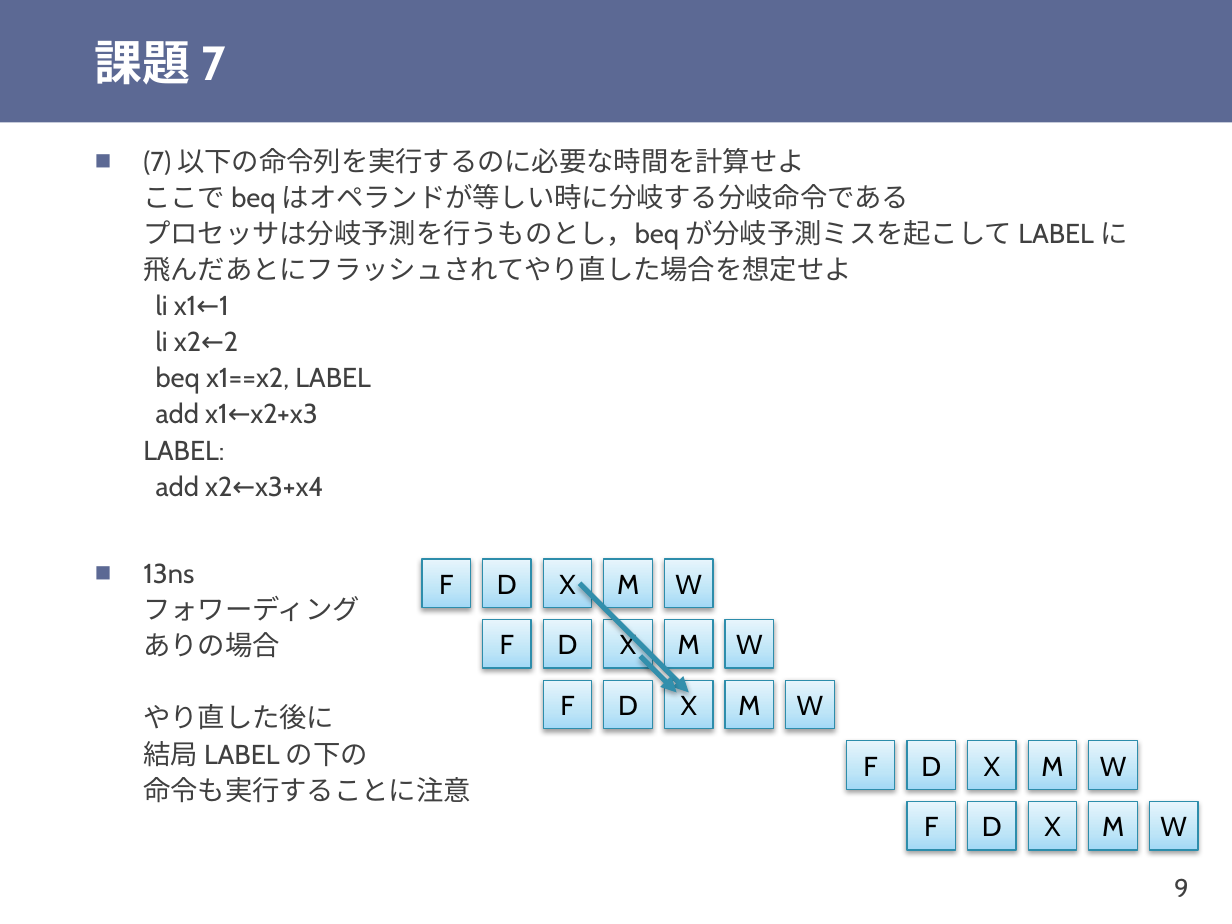
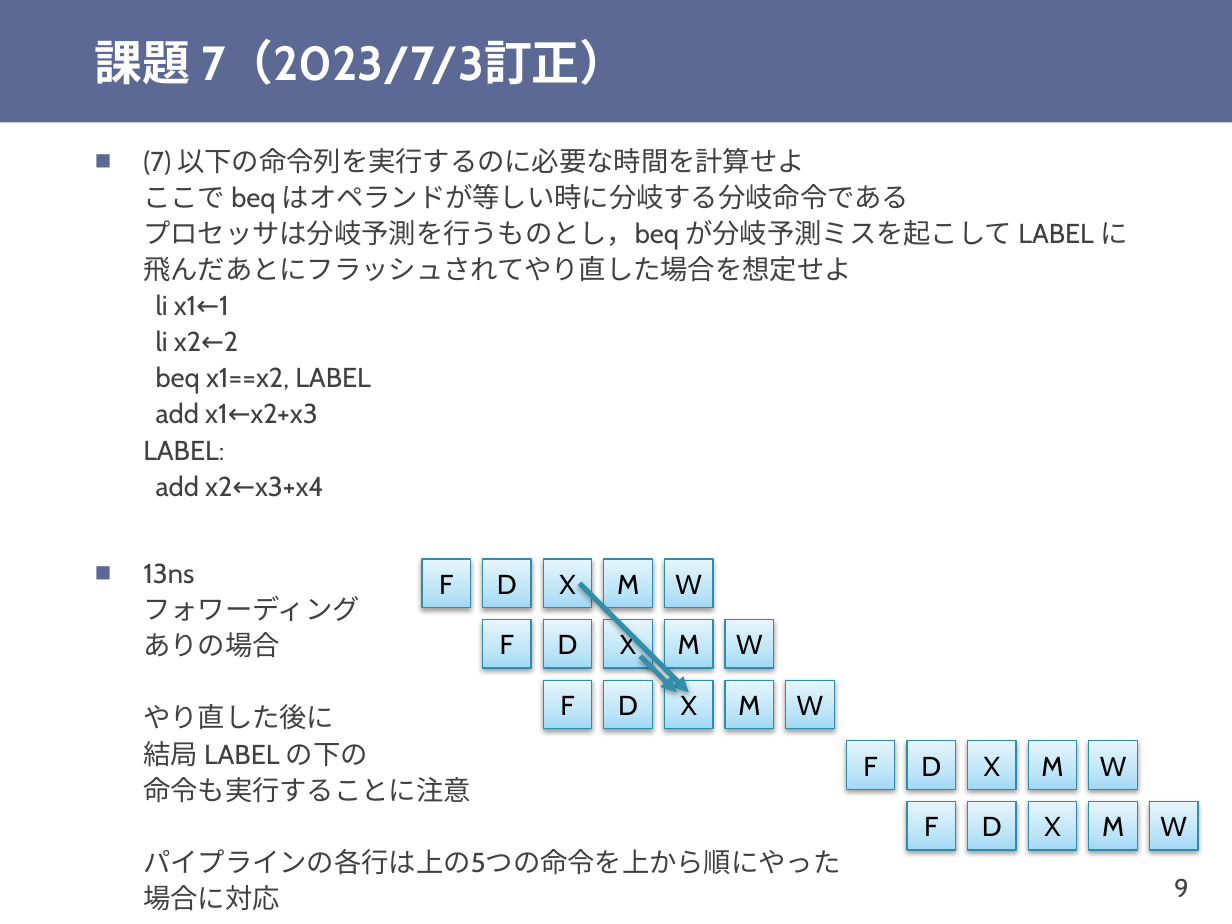
Before and after one commit to shioyadan/otya-computer-architecture-i, a slide deck: slide 9 of cai-shioya-08.pptx. Drawn at 1232x924 pixels with LibreOffice and Linux fonts; fonts in the diff are those of the drawing. Boxes give left, top, right and bottom in pixels: in the first picture for what was removed or moved away, otherwise in the second. Text is boxed around its words. In the diff, an @@ line names an element or a change of style, - is before the commit and + after.

```diff
--- a/cai-shioya-08.pptx
+++ b/cai-shioya-08.pptx
@@ title at (x1=95, y1=39, x2=627, y2=85): text changed @@
-課題 7
+課題 7（2023/7/3訂正）
@@ text at (x1=143, y1=563, x2=840, y2=911): text changed @@
-■ 13ns
-  フォワーディング
-  ありの場合
-  やり直した後に
-  結局 LABEL の下の
-  命令も実行することに注意
+■ 13ns
+  フォワーディング
+  ありの場合
+  やり直した後に
+  結局 LABEL の下の
+  命令も実行することに注意
+  パイプラインの各行は上の5つの命令を上から順にやった
+  場合に対応
```
Also in this commit, not shown: 1 other slide changed, 3 other files.
